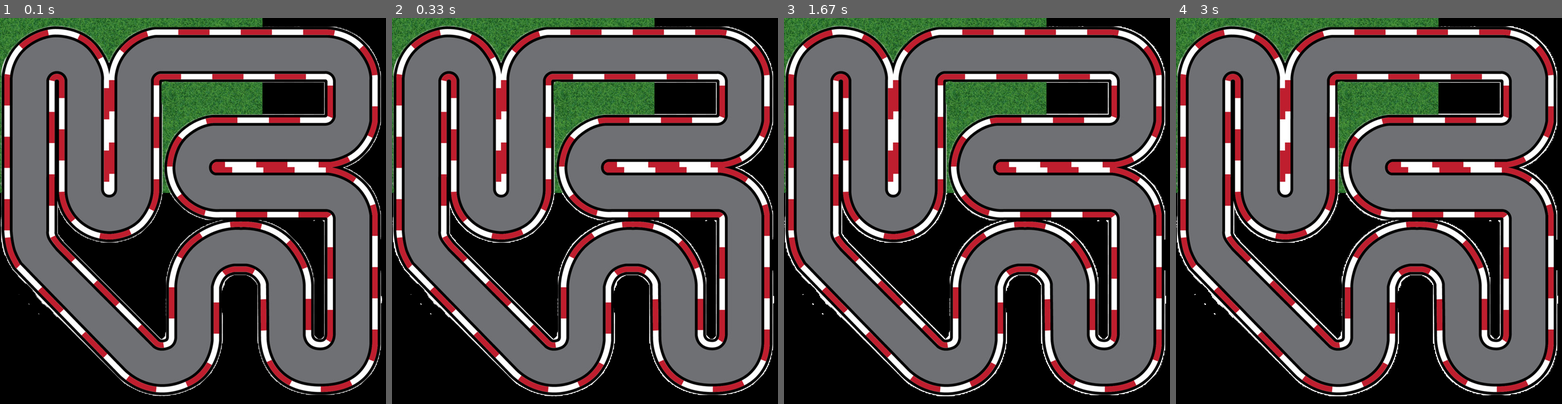
Above: before the commit, frames 1-4 (left to right).
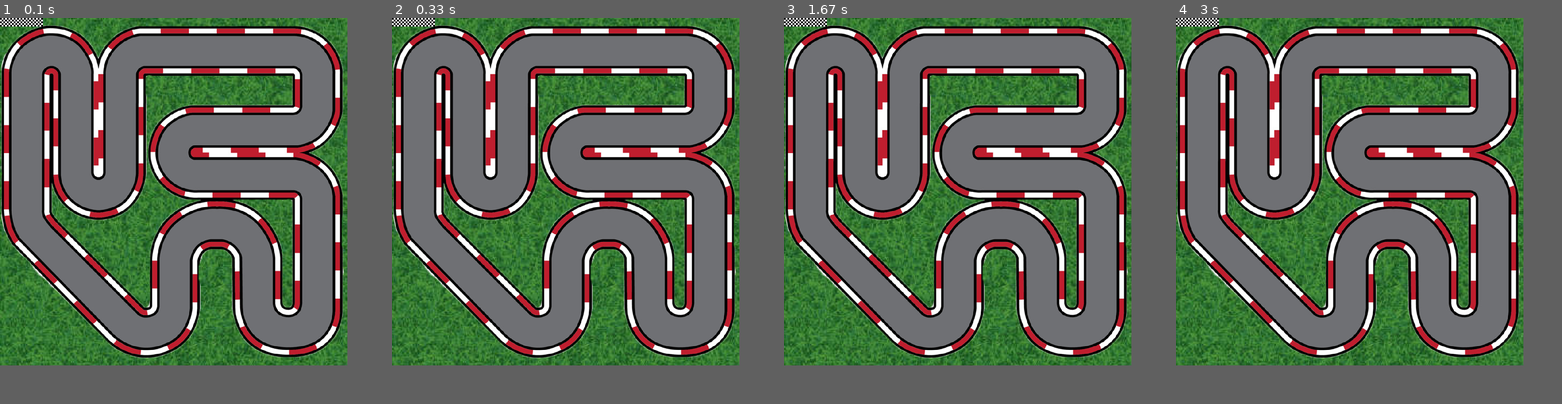
Above: after the commit, the same moments.

Repository: lhaykus/Pygame-Racing-Car-Game
Game: pygame game, started from main.py
The game is run twice, just before and just after one commit, with the same random seed, the same clock (stepped at 60 frames per second) and the same inputs.
Inputs:
- Up to frame 1 (0.1 s): no input
- Up to frame 2 (0.33 s): no input
- Up to frame 3 (1.67 s): no input
- Up to frame 4 (3 s): no input
In our replay, the window is 900x900 before the commit and 810x810 after it. These sizes can differ from the game's own. Grey fills any space a smaller window leaves; there, only what the larger window draws over its background counts as a difference.

The runs differ from the first frame. In frame 1, 63% of the frame differs, in the area x 0-99%, y 0-98%; in frame 2, 64%; in frame 3, 64%; in frame 4, 64%.

Commit message:
scaling and resizing images

Diff:
--- a/main.py
+++ b/main.py
@@ -2,17 +2,22 @@
 import pygame
 import time
 import math
+#importing resizing image funciton from utils file
+from utils import scale_image
+
+
 
 #create variable and load in images
 #GRASS = constant(not going to change)
 #loading grass image from the images folder
-GRASS = pygame.image.load('images/grass.jpg')
+# scale_image 2.5 = resizing image by factor of 2.5
+GRASS = scale_image(pygame.image.load('images/grass.jpg'), 2.5)
 
 #loading track image from image folder
-TRACK = pygame.image.load('images/track.png')
+TRACK = scale_image(pygame.image.load('images/track.png'), 0.9)
 
 #loading track border image
-TRACK_BORDER = pygame.image.load('images/track-border.png')
+TRACK_BORDER = scale_image(pygame.image.load('images/track-border.png'), 0.9)
 
 #load finish line image
 FINISH = pygame.image.load('images/finish.png')
@@ -52,6 +57,7 @@
    #order of images drawn matter = GRASS then TRACK = track drawn over grass
     WIN.blit(GRASS, (0,0))
     WIN.blit(TRACK, (0,0))
+    WIN.blit(FINISH, (0,0))
 
     #pygame allows items to be drawn onto screen and when this is run
     # what was drawn on screen will then be displayed
--- a/utils.py
+++ b/utils.py
@@ -0,0 +1,10 @@
+import pygame
+#Utils file to have funtcions in
+
+#RESIZING images funciton
+#factor-scale in which image is increased/decreased
+def scale_image(img, factor):
+    #creating new size of image to be width, height * factor
+    size = round(img.get_width() * factor), round(img.get_height() * factor)
+    #returning the img as the new size
+    return pygame.transform.scale(img, size)
